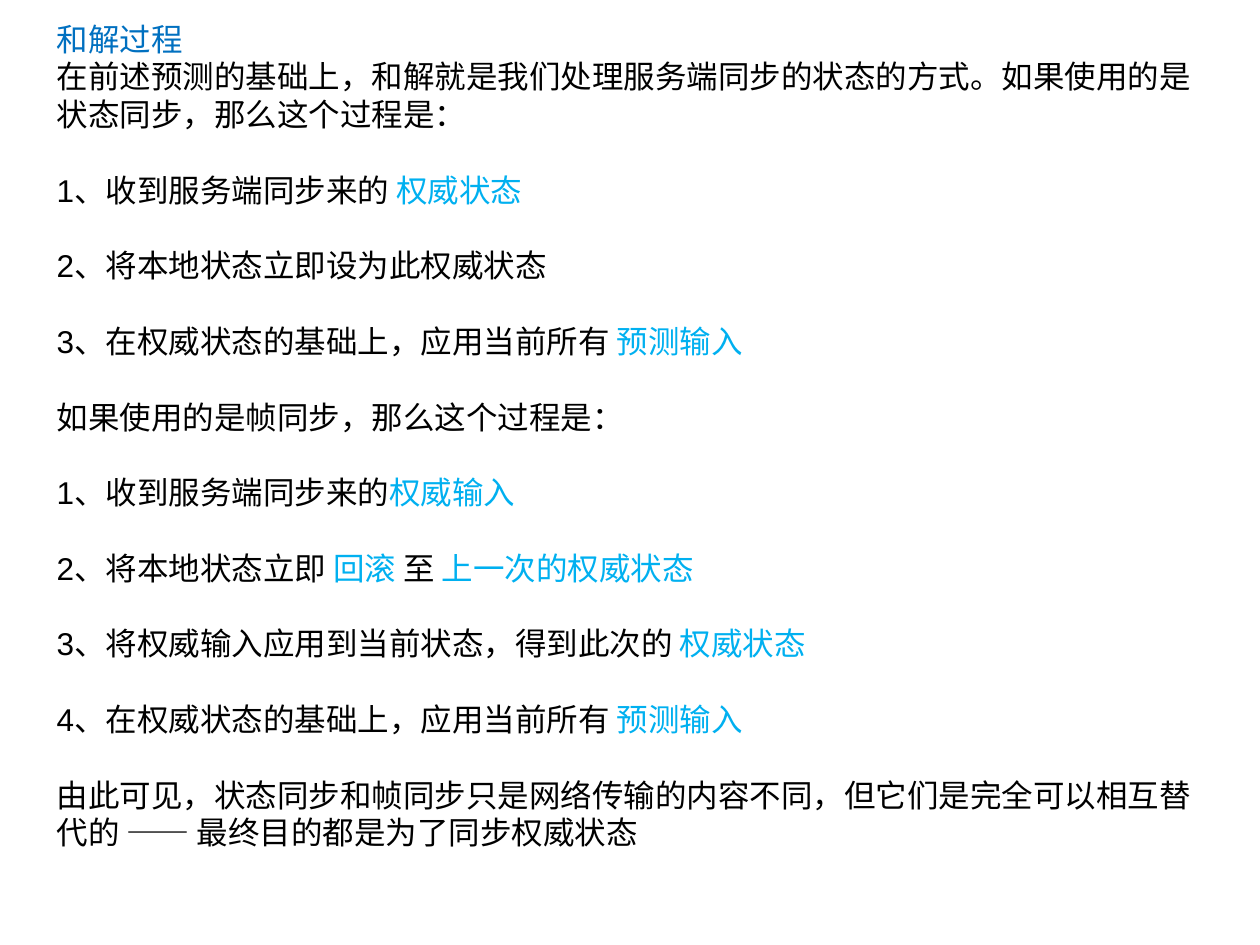
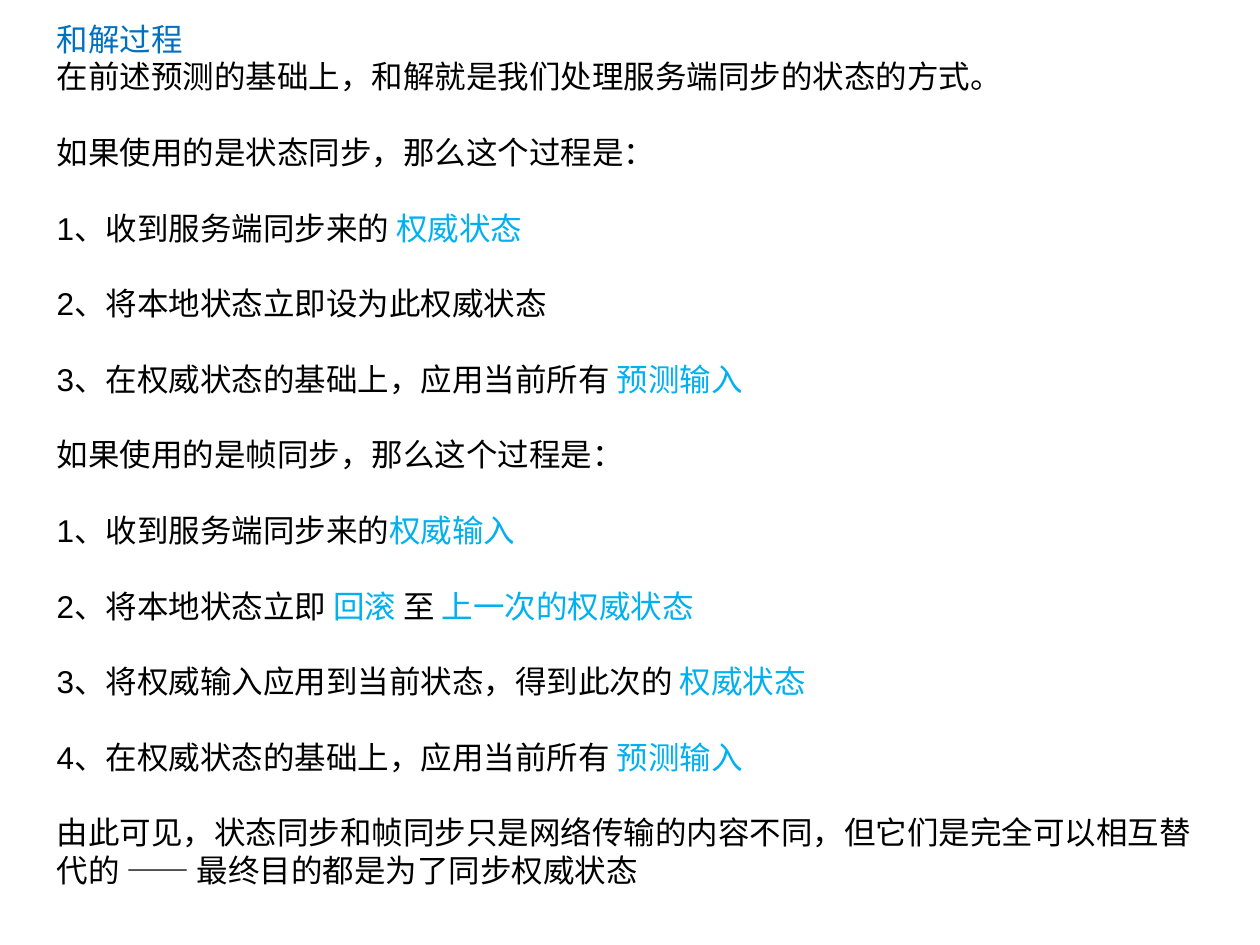
Before and after one commit to cyk88888888/LockStep-StateSynchronization, a slide deck: slide 10 of 浅析帧同步和状态同步.ppt. Drawn at 1260x945 pixels with LibreOffice and Linux fonts; fonts in the diff are those of the drawing. Boxes give left, top, right and bottom in pixels: in the first picture for what was removed or moved away, otherwise in the second. Text is boxed around its words. In the diff, an @@ line names an element or a change of style, - is before the commit and + after.

```diff
--- a/浅析帧同步和状态同步.ppt
+++ b/浅析帧同步和状态同步.ppt
@@ text at [57,61,1002,167]: text changed @@
-在前述预测的基础上，和解就是我们处理服务端同步的状态的方式。如果使用的是状态同步，那么这个过程是：
+在前述预测的基础上，和解就是我们处理服务端同步的状态的方式。
+如果使用的是状态同步，那么这个过程是：
```
Also in this commit, not shown: 4 other slides changed, 1 other file.
